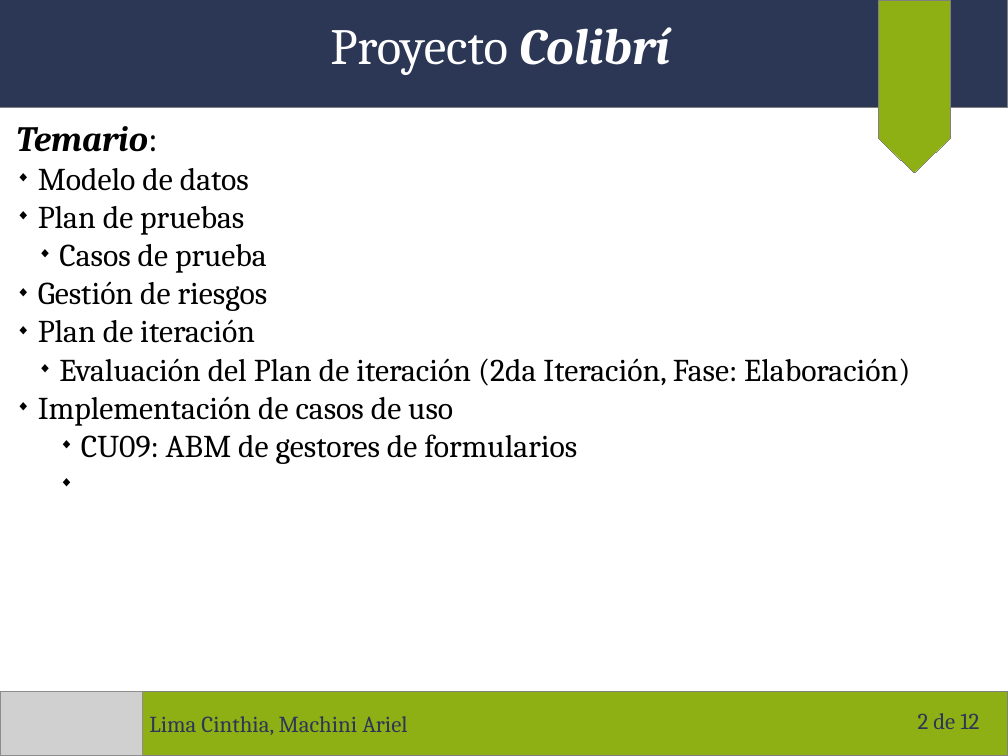
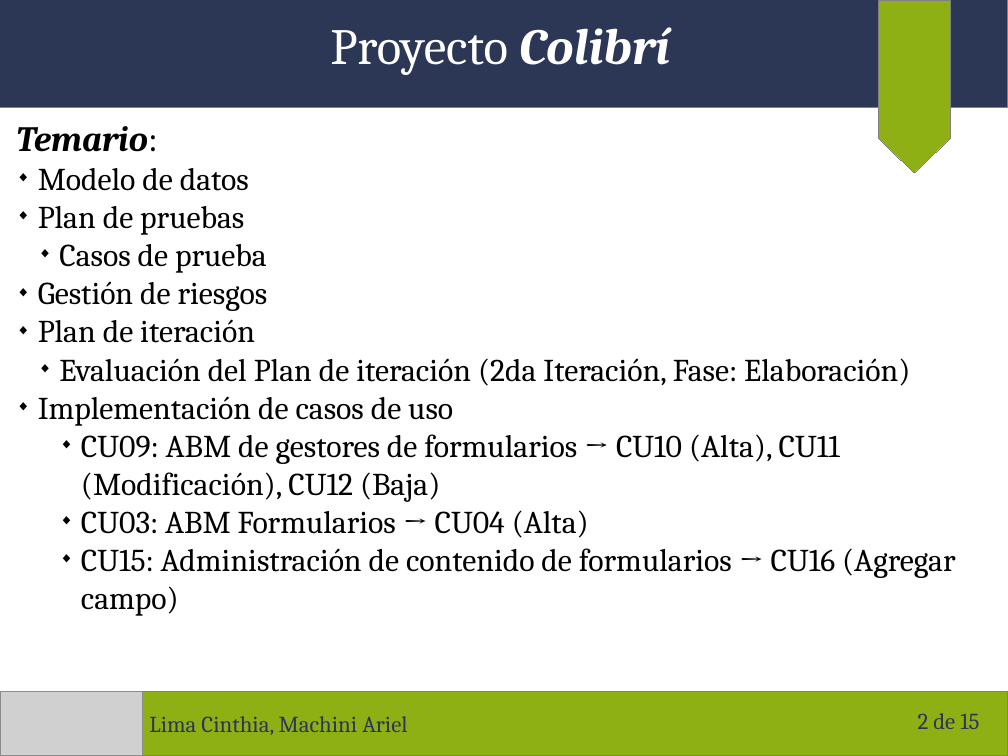
Before and after one commit to arielmachini/Caciar, a slide deck: slide 2 of Presentaciones/Presentación 14-11-2017.odp. Drawn at 1008x756 pixels with LibreOffice and Linux fonts; fonts in the diff are those of the drawing; grey boxes stand for pictures. Boxes give left, top, right and bottom in pixels: in the first picture for what was removed or moved away, otherwise in the second. Text is boxed around its words. In the diff, an @@ line names an element or a change of style, - is before the commit and + after.

```diff
--- a/Presentaciones/Presentación 14-11-2017.odp
+++ b/Presentaciones/Presentación 14-11-2017.odp
@@ text at [81,434,955,616]: text changed @@
-    ◆ CU09: ABM de gestores de formularios
+    ◆ CU09: ABM de gestores de formularios → CU10 (Alta), CU11 (Modificación), CU12 (Baja)
+    ◆ CU03: ABM Formularios → CU04 (Alta)
+    ◆ CU15: Administración de contenido de formularios → CU16 (Agregar campo)
@@ page number at [918,713,979,729]: text changed @@
-2 de 12
+2 de 15
```
Also in this commit, not shown: 2 other slides changed, 3 slides added.
